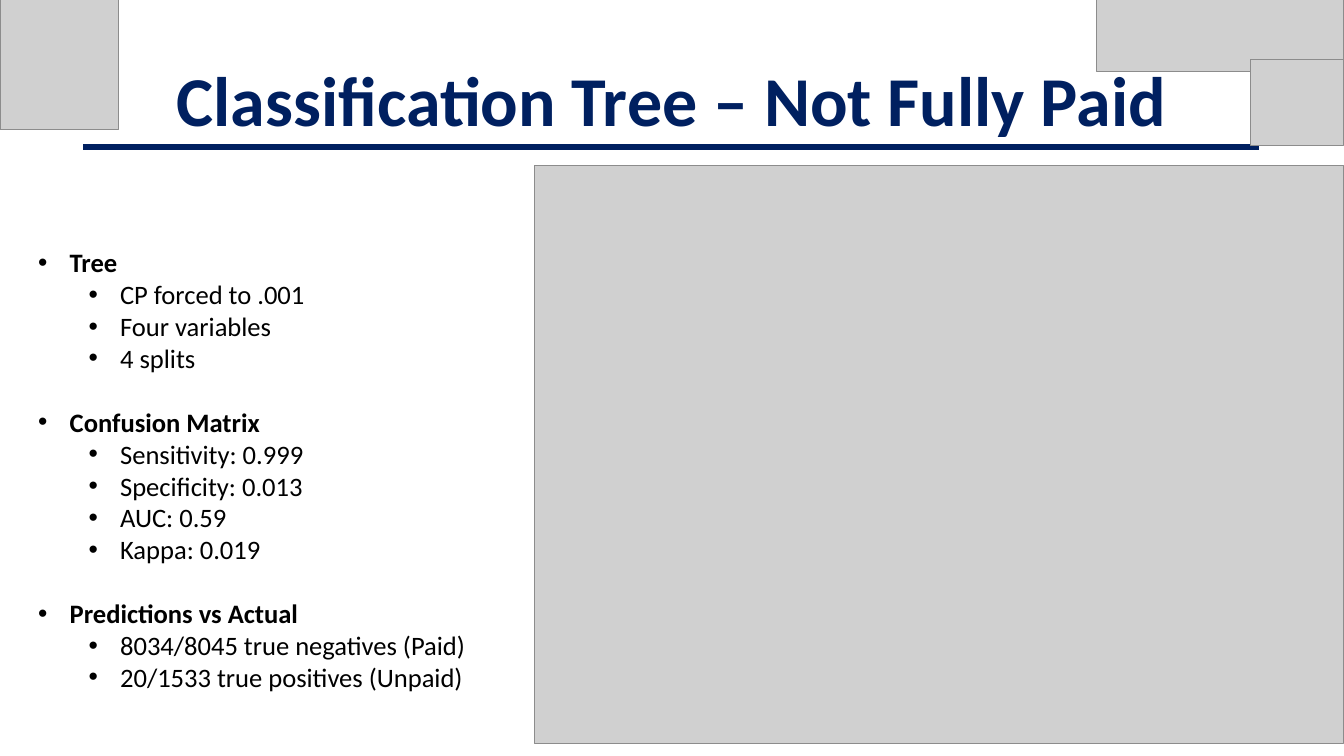
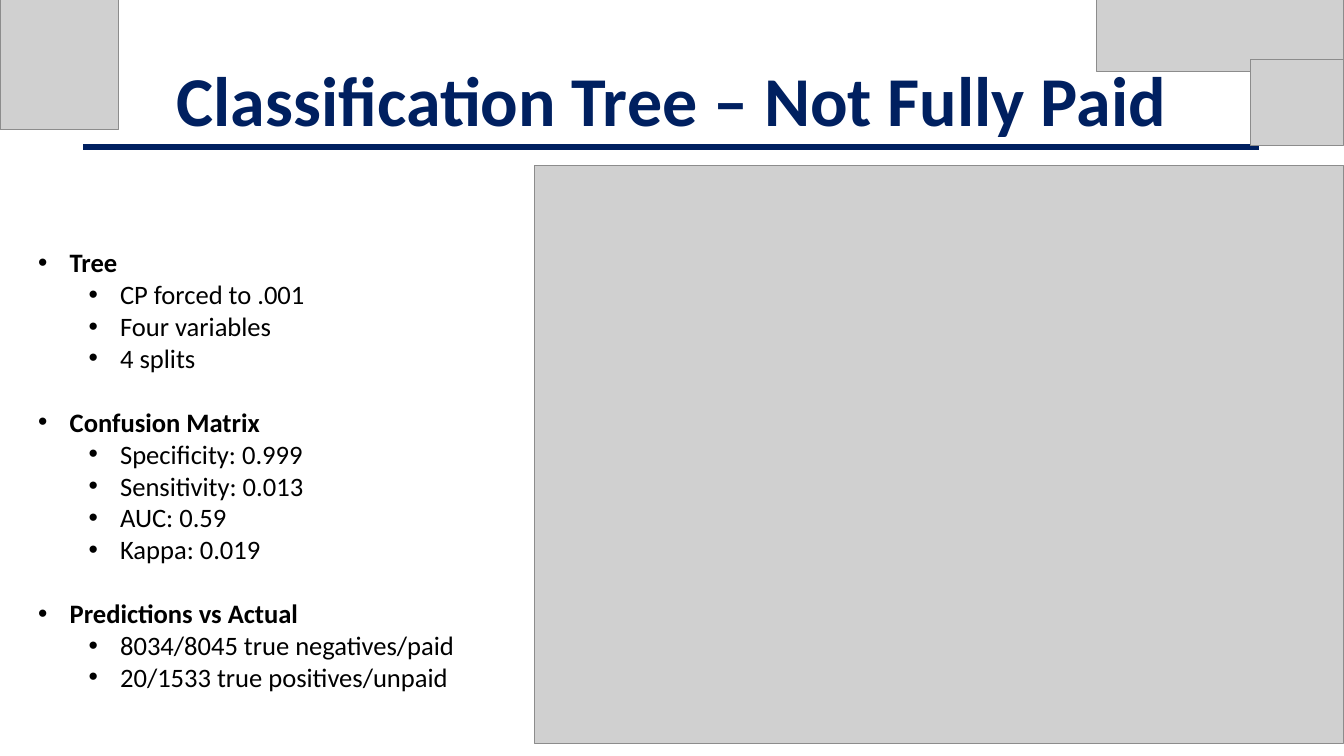
Before and after one commit to jschild01/JMB_DATS_6101, a slide deck: slide 24 of Project2/EDA_LendingClub_Slides - Project 2.pptx. Drawn at 1344x756 pixels with LibreOffice and Linux fonts; fonts in the diff are those of the drawing; grey boxes stand for pictures. Boxes give left, top, right and bottom in pixels: in the first picture for what was removed or moved away, otherwise in the second. Text is boxed around its words. In the diff, an @@ line names an element or a change of style, - is before the commit and + after.

```diff
--- a/Project2/EDA_LendingClub_Slides - Project 2.pptx
+++ b/Project2/EDA_LendingClub_Slides - Project 2.pptx
@@ text at (x1=120, y1=445, x2=304, y2=501): text changed @@
-  • Sensitivity: 0.999
-  • Specificity: 0.013
+  • Specificity: 0.999
+  • Sensitivity: 0.013
@@ text at (x1=120, y1=636, x2=454, y2=692): text changed @@
-  • 8034/8045 true negatives (Paid)
-  • 20/1533 true positives (Unpaid)
+  • 8034/8045 true negatives/paid
+  • 20/1533 true positives/unpaid
```
Also in this commit, not shown: 10 other slides changed, 2 other files.
